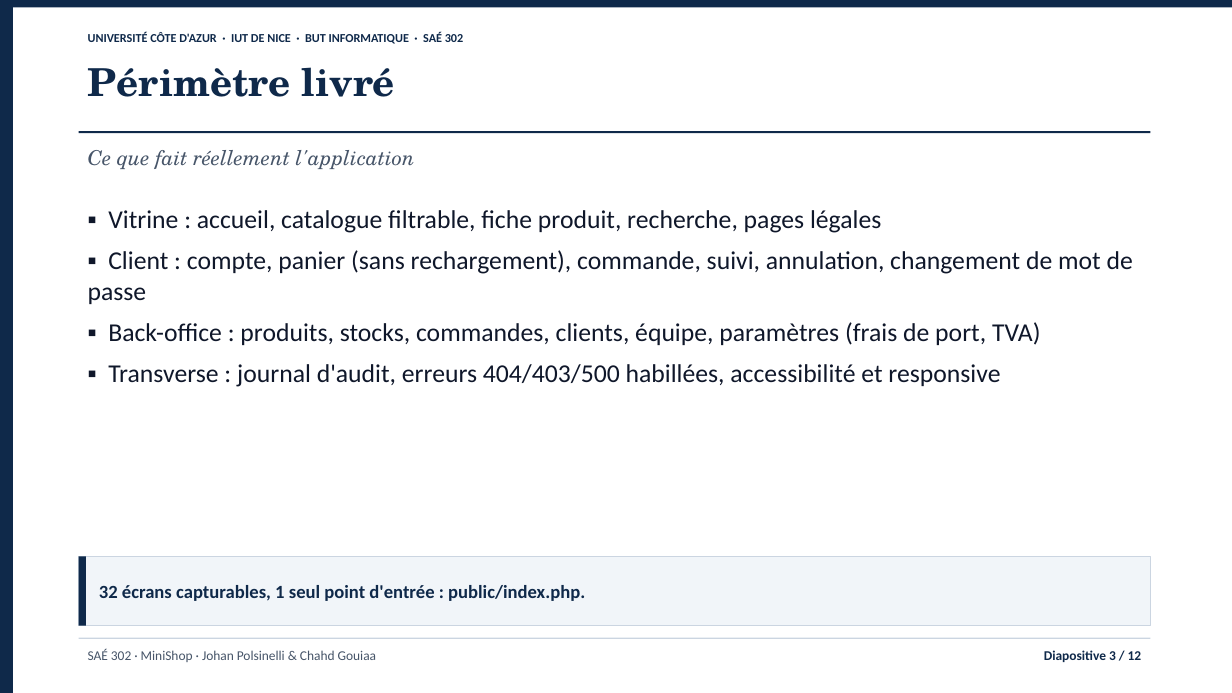
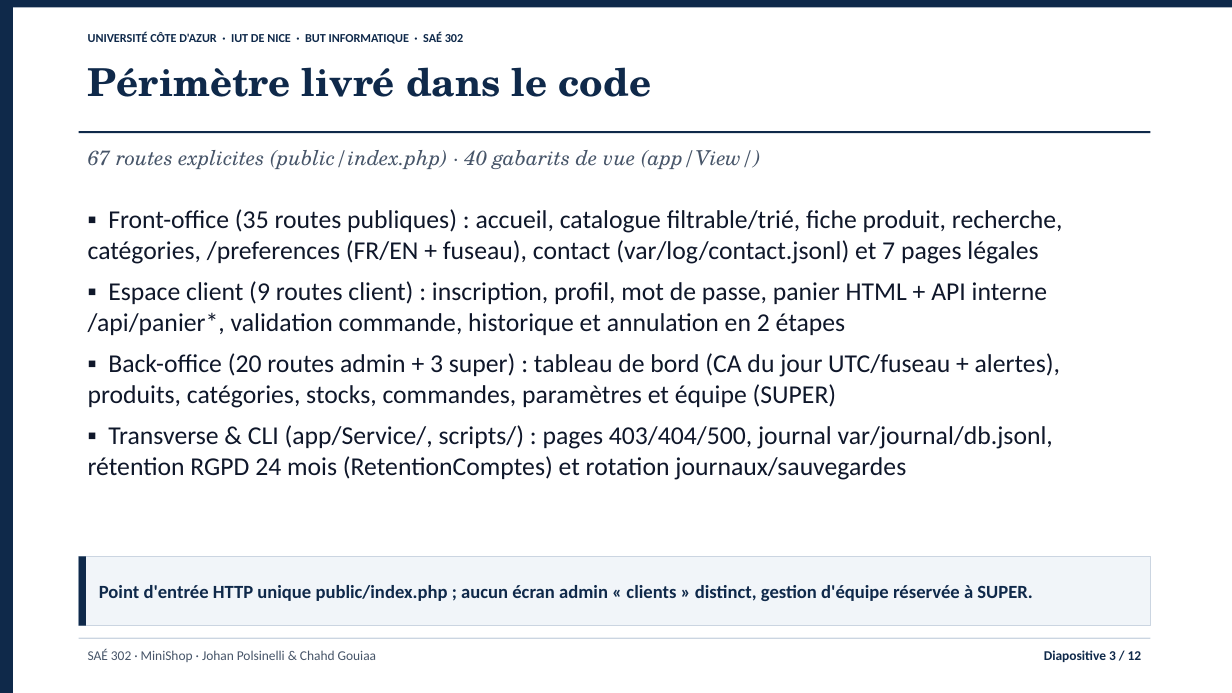
Before and after one commit to jojo8356/SAE-302, a slide deck: slide 3 of livrables/minishop-soutenance.pptx. Drawn at 1232x693 pixels with LibreOffice and Linux fonts; fonts in the diff are those of the drawing. Boxes give left, top, right and bottom in pixels: in the first picture for what was removed or moved away, otherwise in the second. Text is boxed around its words. In the diff, an @@ line names an element or a change of style, - is before the commit and + after.

```diff
--- a/livrables/minishop-soutenance.pptx
+++ b/livrables/minishop-soutenance.pptx
@@ text at (88, 67, 652, 97): text changed @@
-Périmètre livré
+Périmètre livré dans le code
@@ text at (88, 150, 760, 169): text changed @@
-Ce que fait réellement l'application
+67 routes explicites (public/index.php) · 40 gabarits de vue (app/View/)
@@ text at (88, 209, 1063, 480): text changed @@
-▪ Vitrine : accueil, catalogue filtrable, fiche produit, recherche, pages légales
-▪ Client : compte, panier (sans rechargement), commande, suivi, annulation, changement de mot de passe
-▪ Back-office : produits, stocks, commandes, clients, équipe, paramètres (frais de port, TVA)
-▪ Transverse : journal d'audit, erreurs 404/403/500 habillées, accessibilité et responsive
+▪ Front-office (35 routes publiques) : accueil, catalogue filtrable/trié, fiche produit, recherche, catégories, /preferences (FR/EN + fuseau), contact (var/log/contact.jsonl) et 7 pages légales
+▪ Espace client (9 routes client) : inscription, profil, mot de passe, panier HTML + API interne /api/panier*, validation commande, historique et annulation en 2 étapes
+▪ Back-office (20 routes admin + 3 super) : tableau de bord (CA du jour UTC/fuseau + alertes), produits, catégories, stocks, commandes, paramètres et équipe (SUPER)
+▪ Transverse & CLI (app/Service/, scripts/) : pages 403/404/500, journal var/journal/db.jsonl, rétention RGPD 24 mois (RetentionComptes) et rotation journaux/sauvegardes
@@ text in rectangle at (99, 585, 1033, 601): text changed @@
-32 écrans capturables, 1 seul point d'entrée : public/index.php.
+Point d'entrée HTTP unique public/index.php ; aucun écran admin « clients » distinct, gestion d'équipe réservée à SUPER.
```
Also in this commit, not shown: 11 other slides changed, 5 other files.
